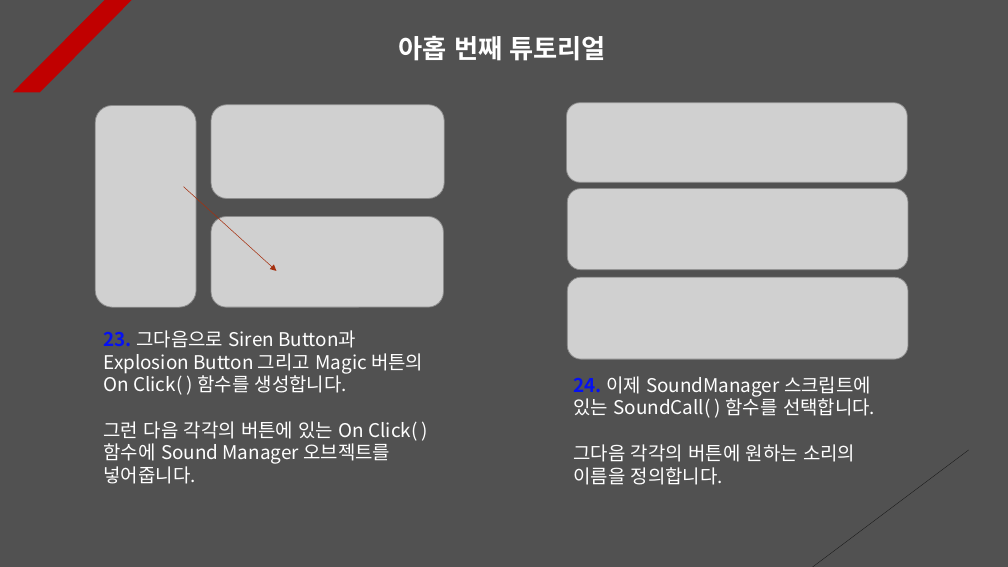
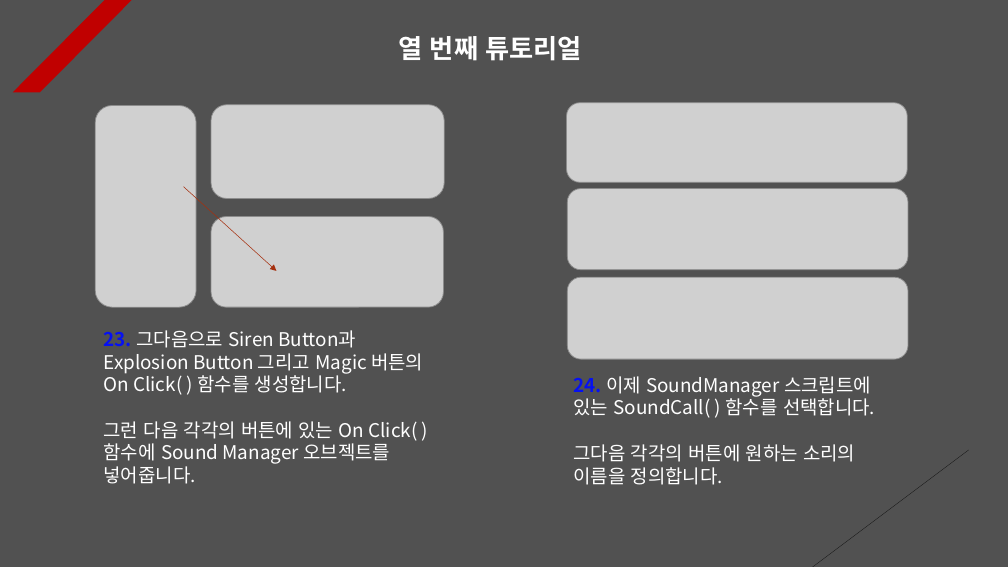
Before and after one commit to Unity2033/3D-UnityEngine, a slide deck: slide 11 of Assets/Class/Sound/PPT Data/Sound Example.pptx (slide 10 before the commit). Drawn at 1008x567 pixels with LibreOffice and Linux fonts; fonts in the diff are those of the drawing; grey boxes stand for pictures. Boxes give left, top, right and bottom in pixels: in the first picture for what was removed or moved away, otherwise in the second. Text is boxed around its words. In the diff, an @@ line names an element or a change of style, - is before the commit and + after.

```diff
--- a/Assets/Class/Sound/PPT Data/Sound Example.pptx
+++ b/Assets/Class/Sound/PPT Data/Sound Example.pptx
@@ text at (399,36,581,61): text changed @@
-아홉 번째 튜토리얼
+열 번째 튜토리얼
```
Also in this commit, not shown: 9 other slides changed, 1 slide added, 13 other files.
